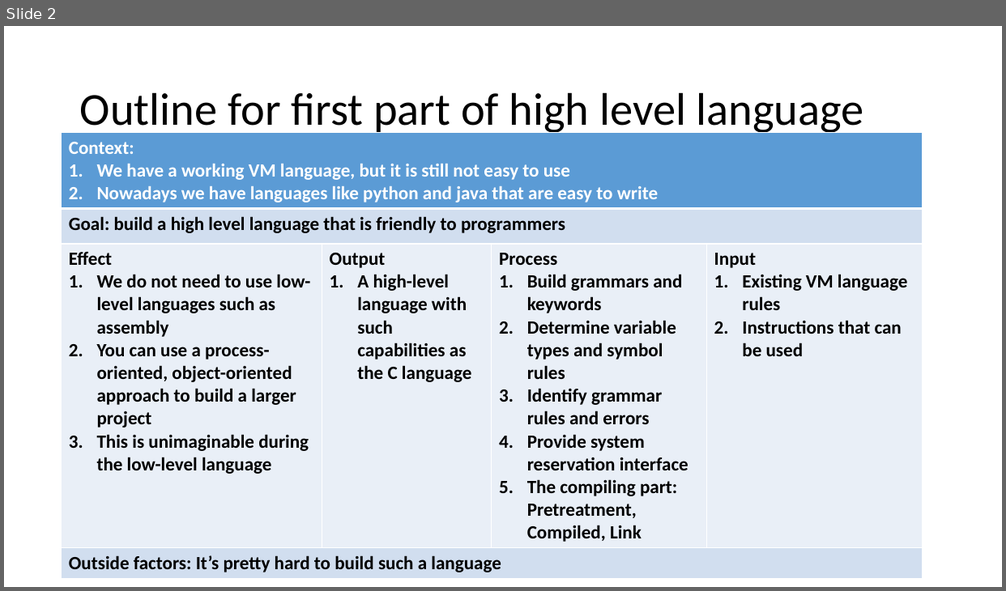
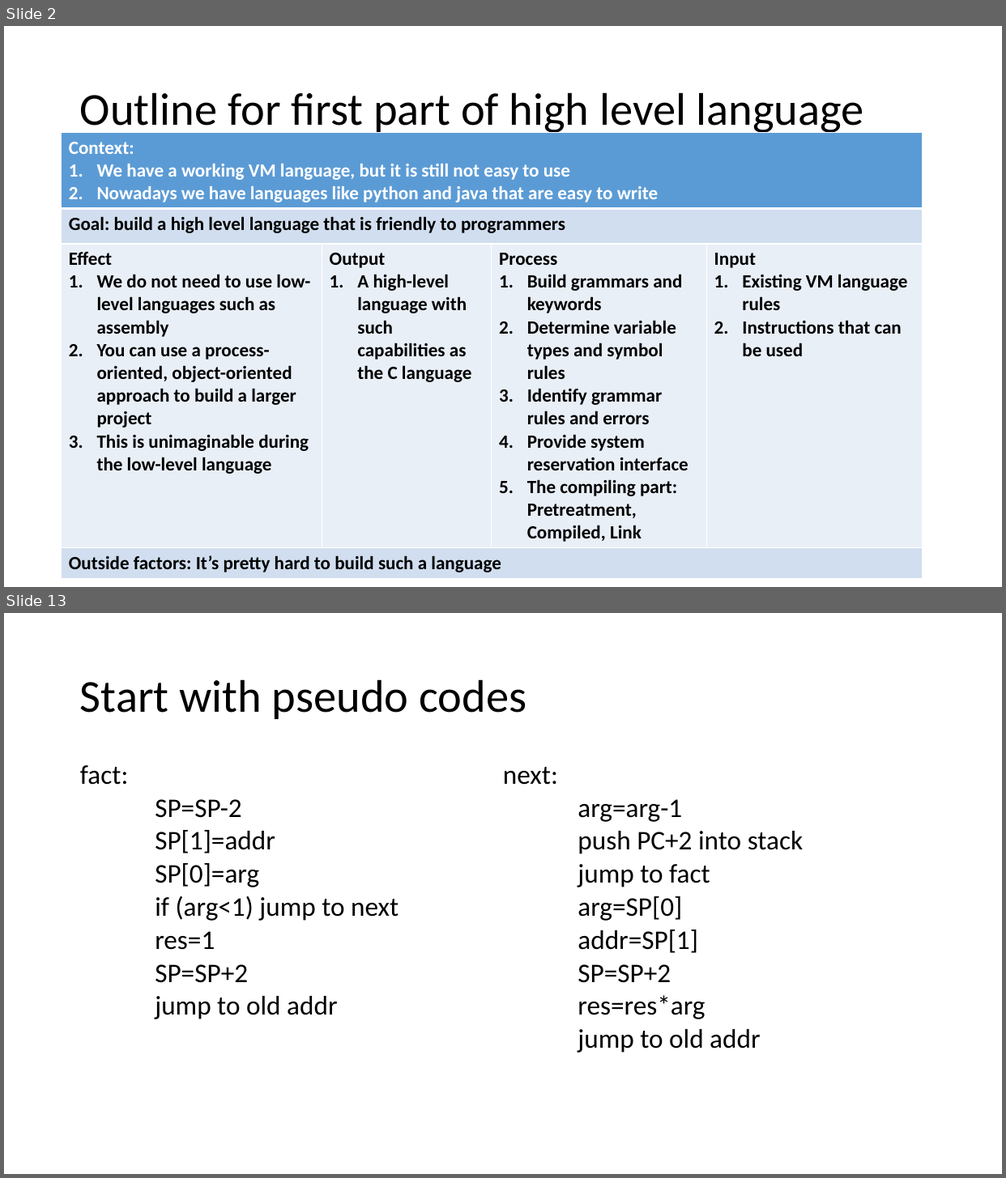
Before and after one commit to LouiValley/System-Design-in-Computational-Thinking-2018-Spring, a slide deck: team1/ppt/pre04.pptx. Shown one above the other, each under a label of ours: slide 2 before the commit, slides 2 and 13 after it; the slides between them are not shown. The pictures are 1006x591 and 1006x1178 pixels, drawn with LibreOffice and Linux fonts; fonts in the diff are those of the drawing. Boxes give left, top, right and bottom in pixels: in the first picture for what was removed or moved away, otherwise in the second. Text is boxed around its words. In the diff, an @@ line names an element or a change of style, - is before the commit and + after.

```diff
--- a/team1/ppt/pre04.pptx
+++ b/team1/ppt/pre04.pptx
@@ slide 13 added at [4,613,1002,1174], background #FFFFFF @@
@@ title added at [80,679,526,719], 44 pt, text #000000 @@
+Start with pseudo codes
@@ text added at [80,765,803,1053], 25.9 pt, text #000000 @@
+fact:
+SP=SP-2
+SP[1]=addr
+SP[0]=arg
+if (arg<1) jump to next
+res=1
+SP=SP+2
+jump to old addr
+next:
+arg=arg-1
+push PC+2 into stack
+jump to fact
+arg=SP[0]
+addr=SP[1]
+SP=SP+2
+res=res*arg
+jump to old addr
```
Also in this commit, not shown: 12 other slides added, 1 slide removed.
